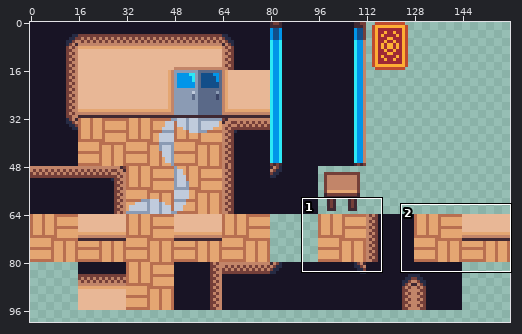
Sprite sheet -- res/img/room.png. The first picture is a wide view before the edit; the outline marks the close-up.
Close-up. Before the commit:
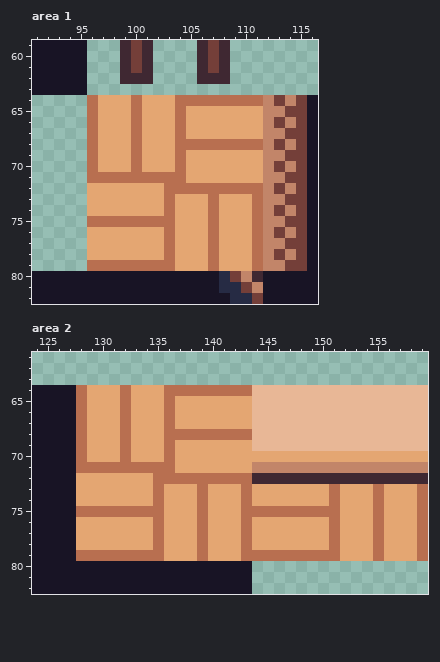
The file is 160x160 pixels. Shown: area 1: x 91..116, y 59..82; area 2: x 124..159, y 61..82. The wide view leaves out empty margins. The commit also changed other parts of the picture, which this record leaves out.
Now the later version:
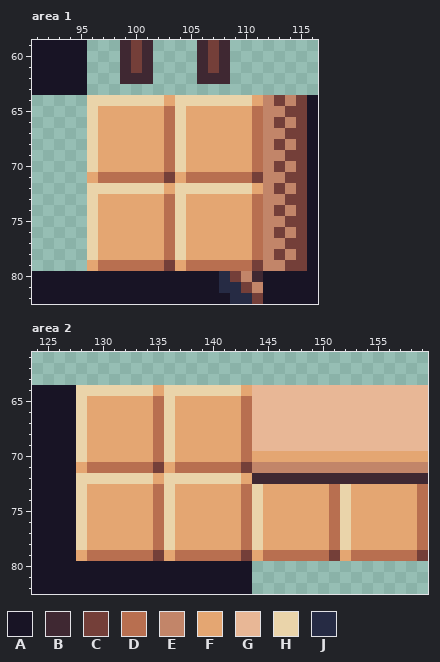
Palette (. is transparent): A #181425  B #3f2832  C #743f39  D #b86f50  E #c28569  F #e4a672  G #e8b796  H #ead4aa  J #262b44
Diff:
--- area 1
@@ x 91..116 @@
 63 AAAAA.....................
-64 .....DFFFDFFFDDDDDDDDECECA
-65 .....DFFFDFFFDFFFFFFFEECCA
-66 .....DFFFDFFFDFFFFFFFECECA
-67 .....DFFFDFFFDFFFFFFFEECCA
-68 .....DFFFDFFFDDDDDDDDECECA
-69 .....DFFFDFFFDFFFFFFFEECCA
-70 .....DFFFDFFFDFFFFFFFECECA
-71 .....DDDDDDDDDFFFFFFFEECCA
-72 .....FFFFFFFDDDDDDDDDECECA
-73 .....FFFFFFFDFFFDFFFDEECCA
-74 .....FFFFFFFDFFFDFFFDECECA
-75 .....DDDDDDDDFFFDFFFDEECCA
-76 .....FFFFFFFDFFFDFFFDECECA
-77 .....FFFFFFFDFFFDFFFDEECCA
-78 .....FFFFFFFDFFFDFFFDECECA
-79 .....DDDDDDDDFFFDFFFDEECCA
+64 .....HHHHHHHFHHHHHHHFECECA
+65 .....HFFFFFFDHFFFFFFDEECCA
+66 .....HFFFFFFDHFFFFFFDECECA
+67 .....HFFFFFFDHFFFFFFDEECCA
+68 .....HFFFFFFDHFFFFFFDECECA
+69 .....HFFFFFFDHFFFFFFDEECCA
+70 .....HFFFFFFDHFFFFFFDECECA
+71 .....FDDDDDDCFDDDDDDCEECCA
+72 .....HHHHHHHFHHHHHHHFECECA
+73 .....HFFFFFFDHFFFFFFDEECCA
+74 .....HFFFFFFDHFFFFFFDECECA
+75 .....HFFFFFFDHFFFFFFDEECCA
+76 .....HFFFFFFDHFFFFFFDECECA
+77 .....HFFFFFFDHFFFFFFDEECCA
+78 .....HFFFFFFDHFFFFFFDECECA
+79 .....FDDDDDDCFDDDDDDCEECCA
 80 AAAAAAAAAAAAAAAAAJCEBAAAAA
--- area 2
@@ x 124..159 @@
 63 ....................................
-64 AAAADFFFDFFFDDDDDDDDGGGGGGGGGGGGGGGG
-65 AAAADFFFDFFFDFFFFFFFGGGGGGGGGGGGGGGG
-66 AAAADFFFDFFFDFFFFFFFGGGGGGGGGGGGGGGG
-67 AAAADFFFDFFFDFFFFFFFGGGGGGGGGGGGGGGG
-68 AAAADFFFDFFFDDDDDDDDGGGGGGGGGGGGGGGG
-69 AAAADFFFDFFFDFFFFFFFGGGGGGGGGGGGGGGG
-70 AAAADFFFDFFFDFFFFFFFFFFFFFFFFFFFFFFF
-71 AAAADDDDDDDDDFFFFFFFEEEEEEEEEEEEEEEE
-72 AAAAFFFFFFFDDDDDDDDDBBBBBBBBBBBBBBBB
-73 AAAAFFFFFFFDFFFDFFFDFFFFFFFDFFFDFFFD
-74 AAAAFFFFFFFDFFFDFFFDFFFFFFFDFFFDFFFD
-75 AAAADDDDDDDDFFFDFFFDDDDDDDDDFFFDFFFD
-76 AAAAFFFFFFFDFFFDFFFDFFFFFFFDFFFDFFFD
-77 AAAAFFFFFFFDFFFDFFFDFFFFFFFDFFFDFFFD
-78 AAAAFFFFFFFDFFFDFFFDFFFFFFFDFFFDFFFD
-79 AAAADDDDDDDDFFFDFFFDDDDDDDDDFFFDFFFD
+64 AAAAHHHHHHHFHHHHHHHFGGGGGGGGGGGGGGGG
+65 AAAAHFFFFFFDHFFFFFFDGGGGGGGGGGGGGGGG
+66 AAAAHFFFFFFDHFFFFFFDGGGGGGGGGGGGGGGG
+67 AAAAHFFFFFFDHFFFFFFDGGGGGGGGGGGGGGGG
+68 AAAAHFFFFFFDHFFFFFFDGGGGGGGGGGGGGGGG
+69 AAAAHFFFFFFDHFFFFFFDGGGGGGGGGGGGGGGG
+70 AAAAHFFFFFFDHFFFFFFDFFFFFFFFFFFFFFFF
+71 AAAAFDDDDDDCFDDDDDDCEEEEEEEEEEEEEEEE
+72 AAAAHHHHHHHFHHHHHHHFBBBBBBBBBBBBBBBB
+73 AAAAHFFFFFFDHFFFFFFDHFFFFFFDHFFFFFFD
+74 AAAAHFFFFFFDHFFFFFFDHFFFFFFDHFFFFFFD
+75 AAAAHFFFFFFDHFFFFFFDHFFFFFFDHFFFFFFD
+76 AAAAHFFFFFFDHFFFFFFDHFFFFFFDHFFFFFFD
+77 AAAAHFFFFFFDHFFFFFFDHFFFFFFDHFFFFFFD
+78 AAAAHFFFFFFDHFFFFFFDHFFFFFFDHFFFFFFD
+79 AAAAFDDDDDDCFDDDDDDCFDDDDDDCFDDDDDDC
 80 AAAAAAAAAAAAAAAAAAAA................
Pixel boxes of the changes (left, top, right, bottom) in both close-ups:
changed: (87, 95, 263, 271)
changed: (76, 385, 428, 561)
